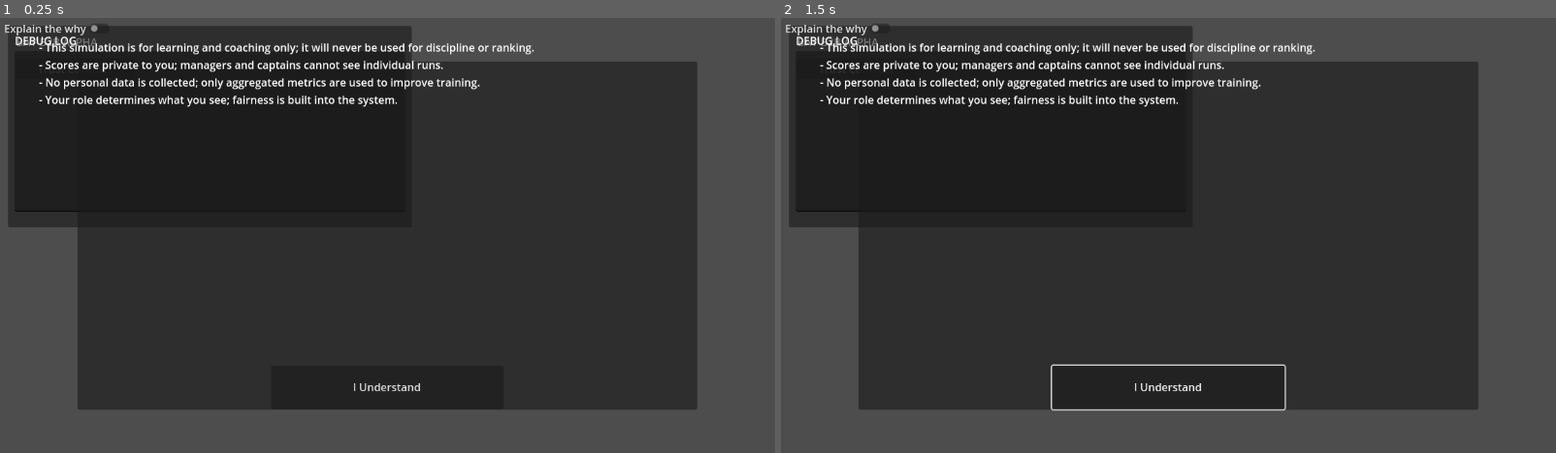
Above: before the commit, frames 1-2 (left to right).
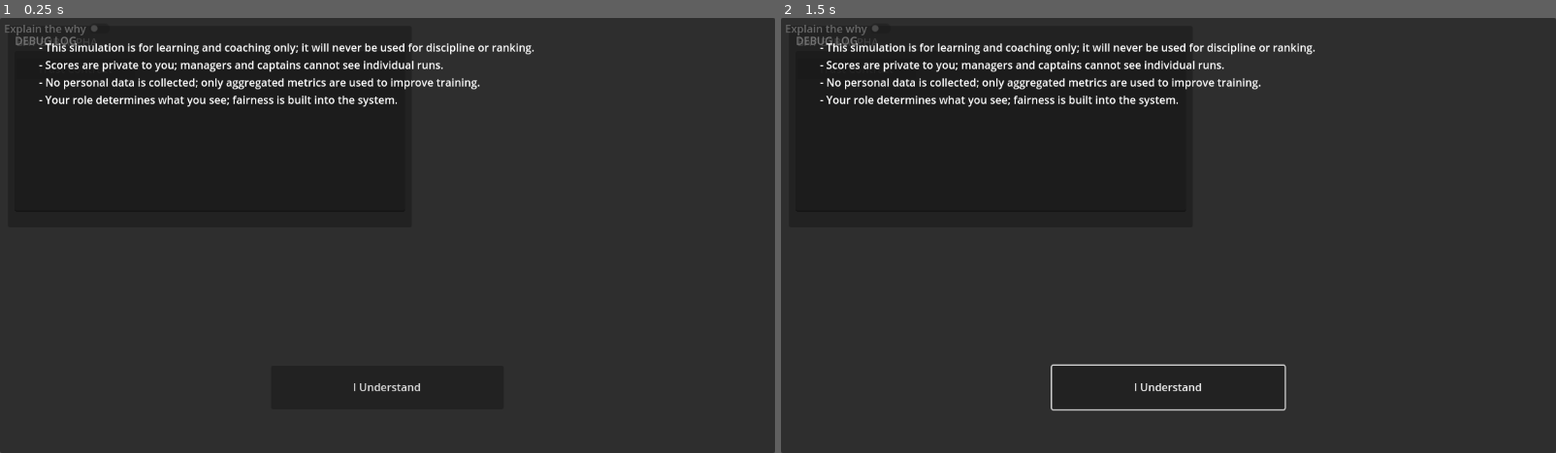
Above: after the commit, the same moments.

Repository: donotworryitisme-boop/wots-alpha
Game: Godot game, scene res://scenes/Main.tscn
Two runs of this game, one before a commit and one after it. Both use one fixed random seed, a clock stepped at 60 frames per second and the inputs below.
Inputs:
- Up to frame 1 (0.25 s): no input
- Up to frame 2 (1.5 s): click "I Understand" at 0.5 s; click "Trust Contract" at 1.25 s

The runs differ from the first frame. In frame 1, 28% of the frame differs, in the area x 0-100%, y 0-100%; in frame 2, 28%.
Error in both runs: Cannot call method 'connect' on a null value. (res://scripts/TrustContract.gd:10)

Commit message:
BAY-ALPHA-FIX-RETRY

Diff:
--- a/scripts/TrustContract.gd
+++ b/scripts/TrustContract.gd
@@ -7,7 +7,7 @@
 
 func _ready() -> void:
 	# Connect the accept button signal
-	$Panel/AcceptButton.connect("pressed", Callable(self, "_on_accept_pressed"))
+	$AcceptButton.connect("pressed", Callable(self, "_on_accept_pressed"))
 
 func _on_accept_pressed() -> void:
 	# Save a file to indicate the contract has been seen
--- a/ui/BayUI.tscn
+++ b/ui/BayUI.tscn
@@ -1,6 +1,6 @@
 [gd_scene load_steps=2 format=3 uid="uid://kc045vs43g0m"]
 
-[ext_resource path="res://scripts/BayUI.gd" type="Script" id=1]
+[ext_resource type="Script" uid="uid://dkgg8no12mjj3" path="res://scripts/BayUI.gd" id="1"]
 
 [node name="BayUI" type="Control"]
 layout_mode = 3
--- a/ui/TrustContract.tscn
+++ b/ui/TrustContract.tscn
@@ -1,35 +1,22 @@
-[gd_scene load_steps=2 format=3 uid="uid://bqvl7wkajbtbb"]
+[gd_scene load_steps=2 format=3]
 
-[ext_resource type="Script" uid="uid://dbg8uk1qnu80w" path="res://scripts/TrustContract.gd" id="1"]
+[ext_resource path="res://scripts/TrustContract.gd" type="Script" id=1]
 
-[node name="TrustContract" type="Control"]
-visible = false
-layout_mode = 3
-anchors_preset = 15
+[node name="TrustContract" type="Panel"]
 anchor_right = 1.0
 anchor_bottom = 1.0
-script = ExtResource("1")
+visible = false
+script = ExtResource(1)
 
-[node name="Panel" type="Panel" parent="."]
-layout_mode = 0
-anchor_left = 0.1
-anchor_top = 0.1
-anchor_right = 0.9
-anchor_bottom = 0.9
-
-[node name="Text" type="Label" parent="."]
-layout_mode = 0
+[node name="Text" type="Label" parent="TrustContract"]
 anchor_left = 0.05
 anchor_top = 0.05
 anchor_right = 0.95
 anchor_bottom = 0.75
-text = "- This simulation is for learning and coaching only; it will never be used for discipline or ranking.
-- Scores are private to you; managers and captains cannot see individual runs.
-- No personal data is collected; only aggregated metrics are used to improve training.
-- Your role determines what you see; fairness is built into the system."
+autowrap = true
+text = "- This simulation is for learning and coaching only; it will never be used for discipline or ranking.\n- Scores are private to you; managers and captains cannot see individual runs.\n- No personal data is collected; only aggregated metrics are used to improve training.\n- Your role determines what you see; fairness is built into the system."
 
-[node name="AcceptButton" type="Button" parent="."]
-layout_mode = 0
+[node name="AcceptButton" type="Button" parent="TrustContract"]
 anchor_left = 0.35
 anchor_top = 0.8
 anchor_right = 0.65
Not shown: 1 places in ui/BayUI.tscn that only renumber resources
